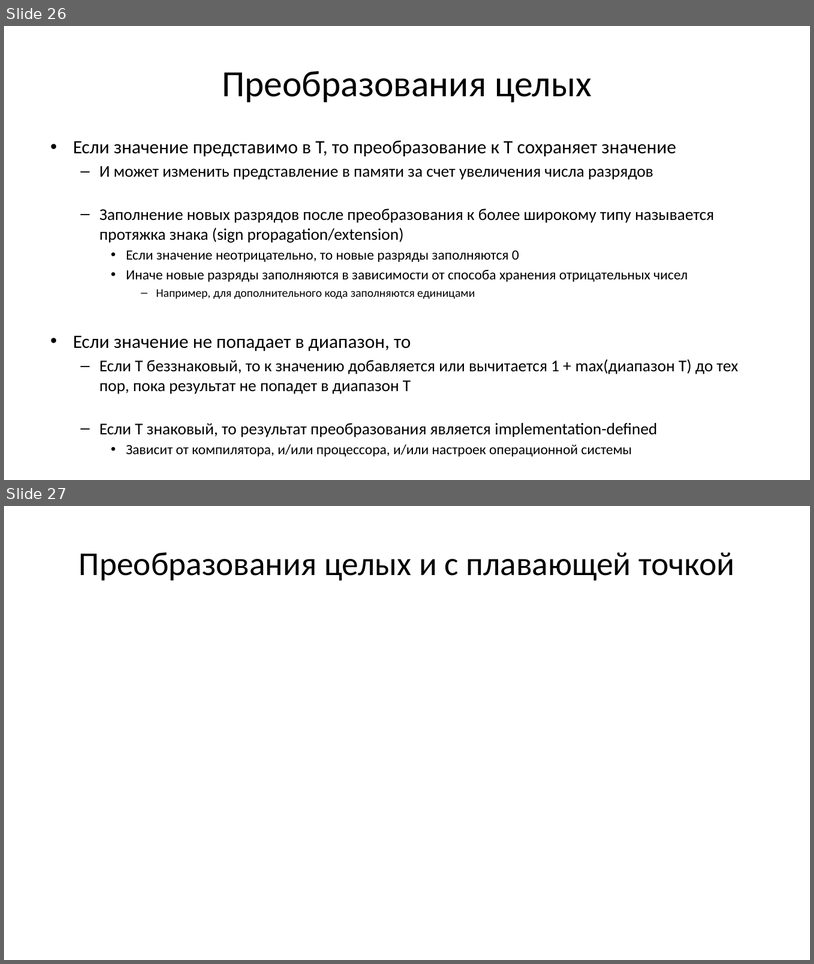
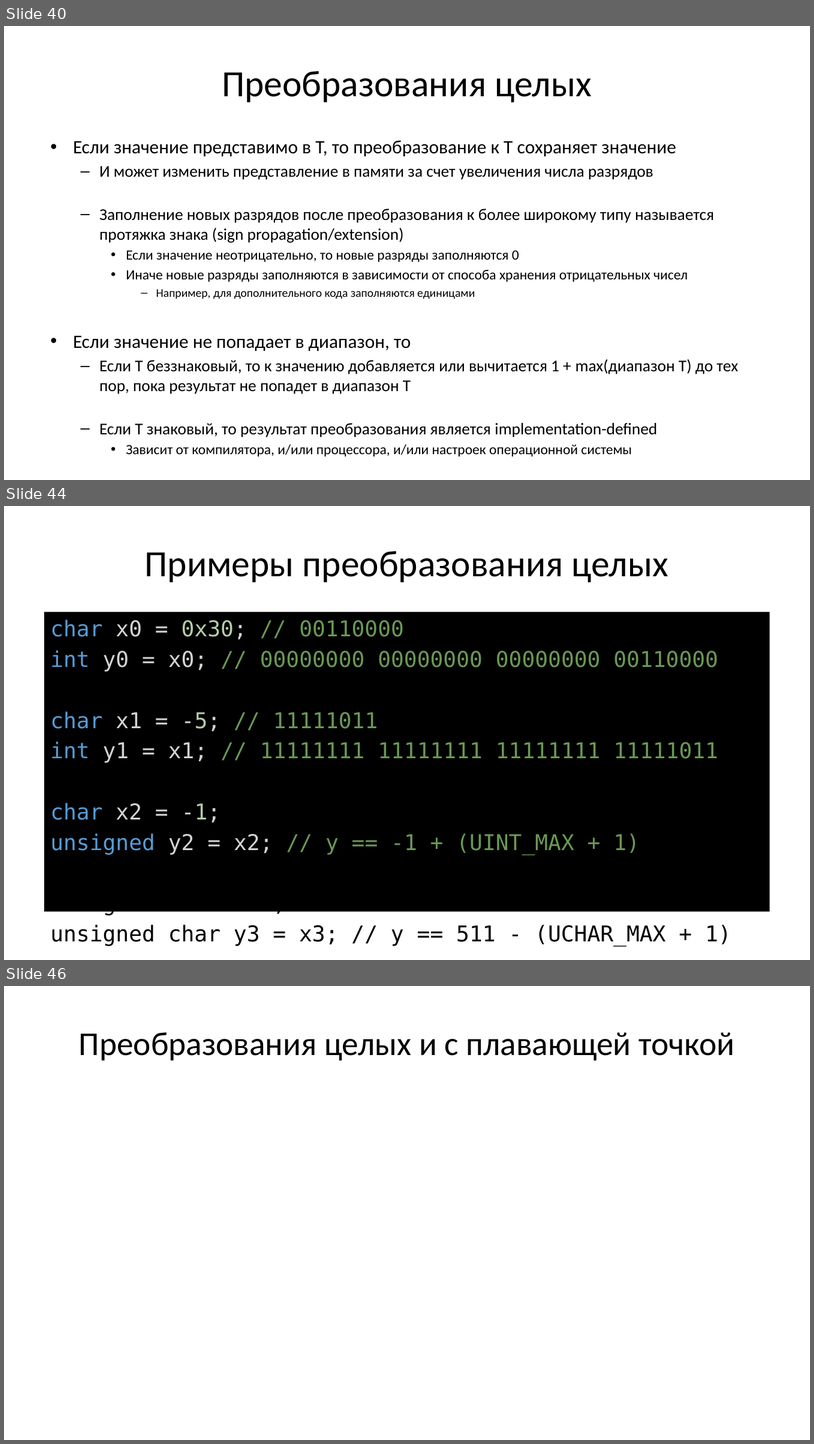
Before and after one commit to Evgueni-Petrov-aka-espetrov/Algorithms-and-Programming-in-C-pptx, a slide deck: 03.75 Преобразования типов.pptx. Shown one above the other, each under a label of ours: slides 26 and 27 before the commit, slides 40, 44 and 46 after it; the slides between them are not shown. The pictures are 814x964 and 814x1444 pixels, drawn with LibreOffice and Linux fonts; fonts in the diff are those of the drawing. Boxes give left, top, right and bottom in pixels: in the first picture for what was removed or moved away, otherwise in the second. Text is boxed around its words. In the diff, an @@ line names an element or a change of style, - is before the commit and + after.

```diff
--- a/03.75 Преобразования типов.pptx
+++ b/03.75 Преобразования типов.pptx
@@ slide 44 added at bbox=[4, 506, 810, 960], background #FFFFFF @@
@@ title added at bbox=[144, 551, 669, 582], 44 pt, text #000000 @@
+Примеры преобразования целых
@@ text added at bbox=[45, 612, 770, 912], fill #000000, 25.9 pt, text #6A9955 @@
+char x0 = 0x30; // 00110000
+int y0 = x0; // 00000000 00000000 00000000 00110000
+char x1 = -5; // 11111011
+int y1 = x1; // 11111111 11111111 11111111 11111011
+char x2 = -1;
+unsigned y2 = x2; // y == -1 + (UINT_MAX + 1)
+unsigned x3 = 511;
+unsigned char y3 = x3; // y == 511 - (UCHAR_MAX + 1)
@@ what was slide 26 is now slide 40 @@
@@ what was slide 27 is now slide 46 @@
```
Also in this commit, not shown: 4 slides changed, 23 other slides added.
